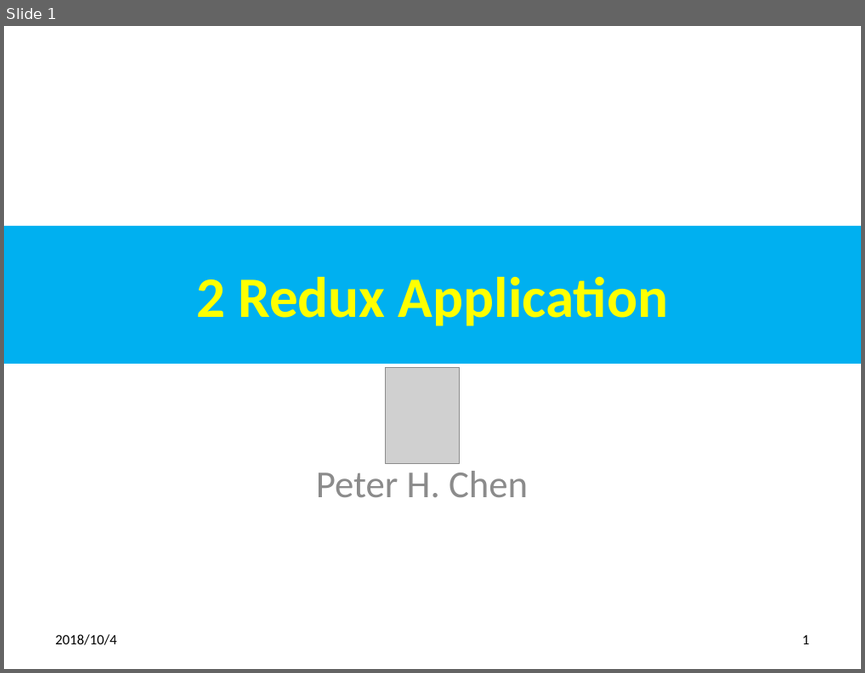
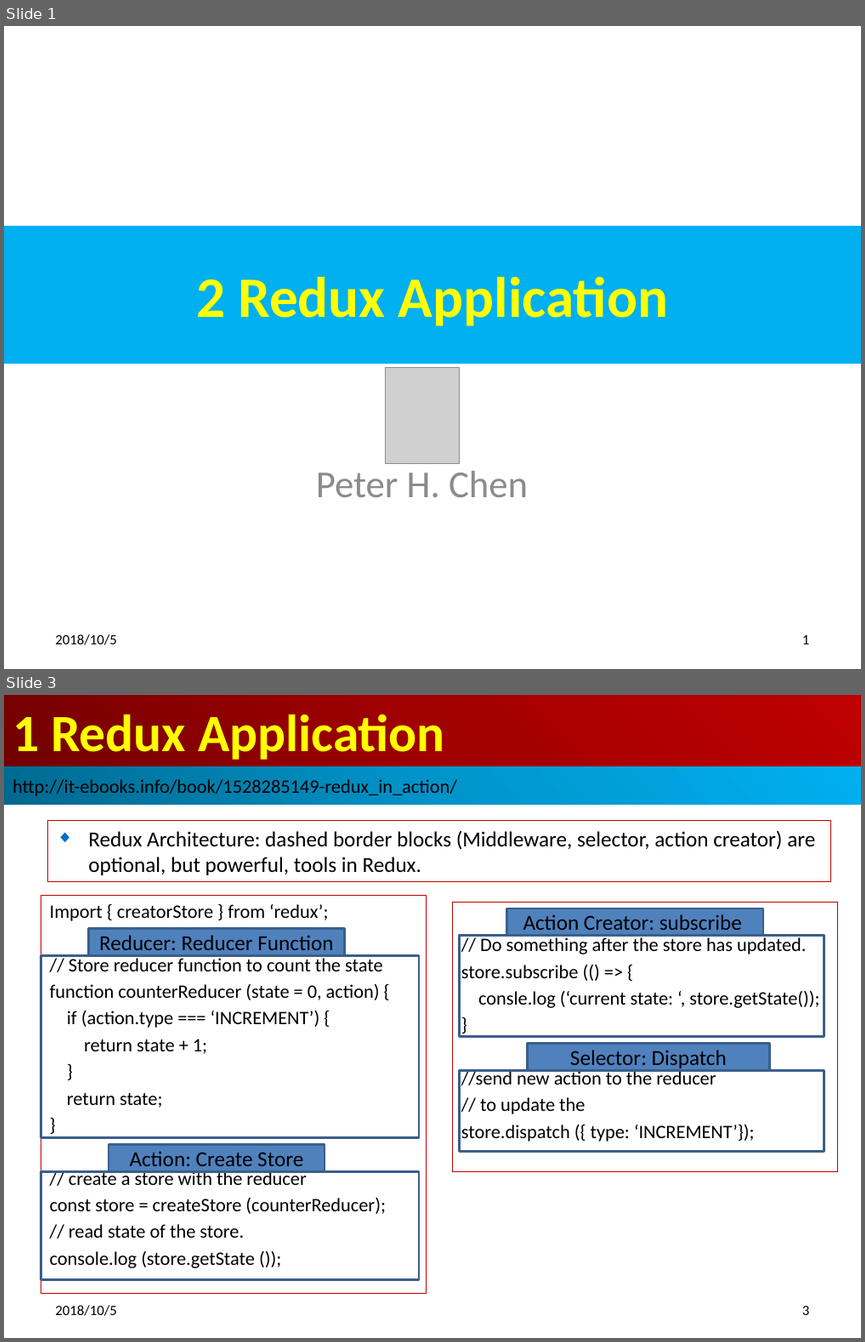
Before and after one commit to peterhchen/redux-code, a slide deck: 15_Ch02_ReduxApp.pptx. Shown one above the other, each under a label of ours: slide 1 before the commit, slides 1 and 3 after it; the slides between them are not shown. The pictures are 865x673 and 865x1342 pixels, drawn with LibreOffice and Linux fonts; fonts in the diff are those of the drawing; grey boxes stand for pictures. Boxes give left, top, right and bottom in pixels: in the first picture for what was removed or moved away, otherwise in the second. Text is boxed around its words. In the diff, an @@ line names an element or a change of style, - is before the commit and + after.

```diff
--- a/15_Ch02_ReduxApp.pptx
+++ b/15_Ch02_ReduxApp.pptx
@@ slide 3 added at bbox=[4, 695, 861, 1338], background #FFFFFF @@
@@ title added at bbox=[4, 695, 861, 767], fill gradient #720000 to #A20000 to #C00000, 44 pt, text #FFFF00, bold @@
+1 Redux Application
@@ rectangle added at bbox=[4, 767, 861, 805], fill gradient #00688E to #0094CA to #00B0F0, 16 pt, text #000000 @@
+http://it-ebooks.info/book/1528285149-redux_in_action/
@@ subtitle added at bbox=[47, 821, 830, 882], outline #C00000 0.75 pt, 18 pt, text #000000 @@
+◆ Redux Architecture: dashed border blocks (Middleware, selector, action creator) are optional, but powerful, tools in Redux.
@@ rectangle added at bbox=[41, 895, 426, 1293], outline #C00000 0.75 pt, 16 pt, text #000000 @@
+Import { creatorStore } from ‘redux’;
+// Store reducer function to count the state
+function counterReducer (state = 0, action) {
+if (action.type === ‘INCREMENT’) {
+return state + 1;
+}
+return state;
+}
+// create a store with the reducer
+const store = createStore (counterReducer);
+// read state of the store.
+console.log (store.getState ());
@@ rectangle added at bbox=[453, 902, 838, 1171], outline #C00000 0.75 pt, 16 pt, text #000000 @@
+// Do something after the store has updated.
+store.subscribe (() => {
+consle.log (‘current state: ‘, store.getState());
+}
+//send new action to the reducer
+// to update the
+store.dispatch ({ type: ‘INCREMENT’});
@@ rectangle added at bbox=[507, 908, 763, 935], fill #4F81BD, outline #3A5F8C 2 pt, 18 pt, text #000000 @@
+Action Creator: subscribe
@@ rectangle added at bbox=[88, 929, 344, 955], fill #4F81BD, outline #3A5F8C 2 pt, 18 pt, text #000000 @@
+Reducer: Reducer Function
@@ rectangle added at bbox=[459, 936, 823, 1037], outline #3A5F8C 2 pt @@
@@ rectangle added at bbox=[41, 955, 419, 1138], outline #3A5F8C 2 pt @@
@@ rectangle added at bbox=[527, 1043, 769, 1069], fill #4F81BD, outline #3A5F8C 2 pt, 18 pt, text #000000 @@
+Selector: Dispatch
@@ rectangle added at bbox=[459, 1071, 823, 1151], outline #3A5F8C 2 pt @@
@@ rectangle added at bbox=[109, 1145, 324, 1171], fill #4F81BD, outline #3A5F8C 2 pt, 18 pt, text #000000 @@
+Action: Create Store
@@ rectangle added at bbox=[41, 1171, 419, 1279], outline #3A5F8C 2 pt @@
@@ text added at bbox=[55, 1304, 116, 1315], 12 pt, text #000000 @@
+2018/10/5
@@ page number added at bbox=[802, 1305, 809, 1315], 12 pt, text #000000 @@
+3
@@ slide 1 changed as well @@
@@ text at bbox=[55, 634, 116, 645]: text changed @@
-2018/10/4
+2018/10/5
```
Also in this commit, not shown: 3 other slides changed, 12 other slides added.
